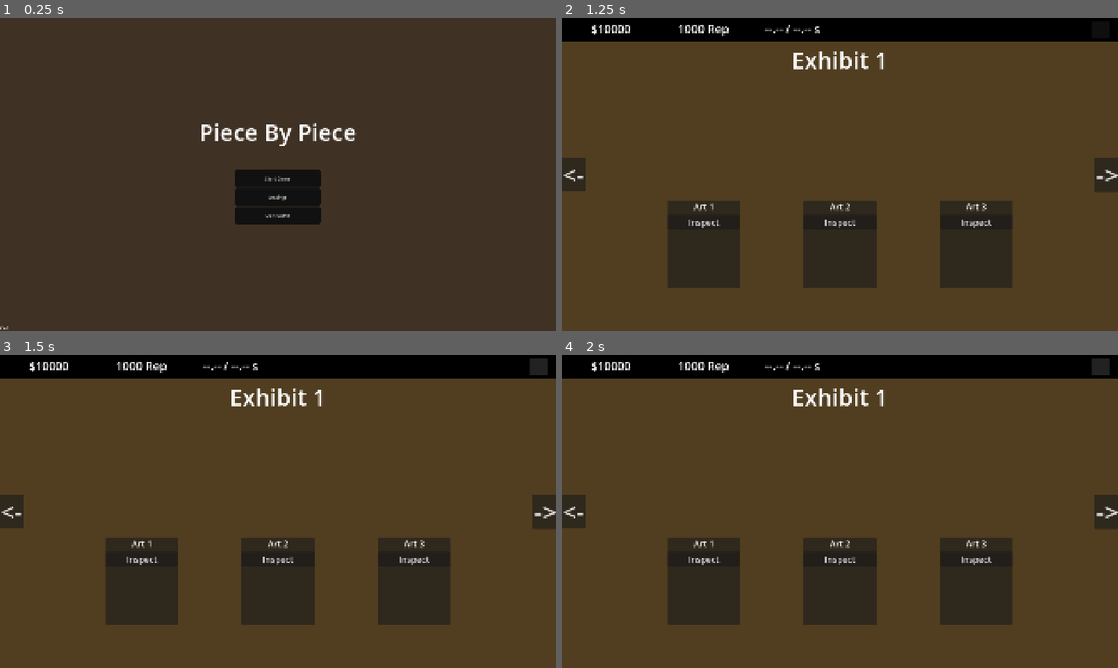
Above: before the commit, frames 1-4 (two rows, left to right).
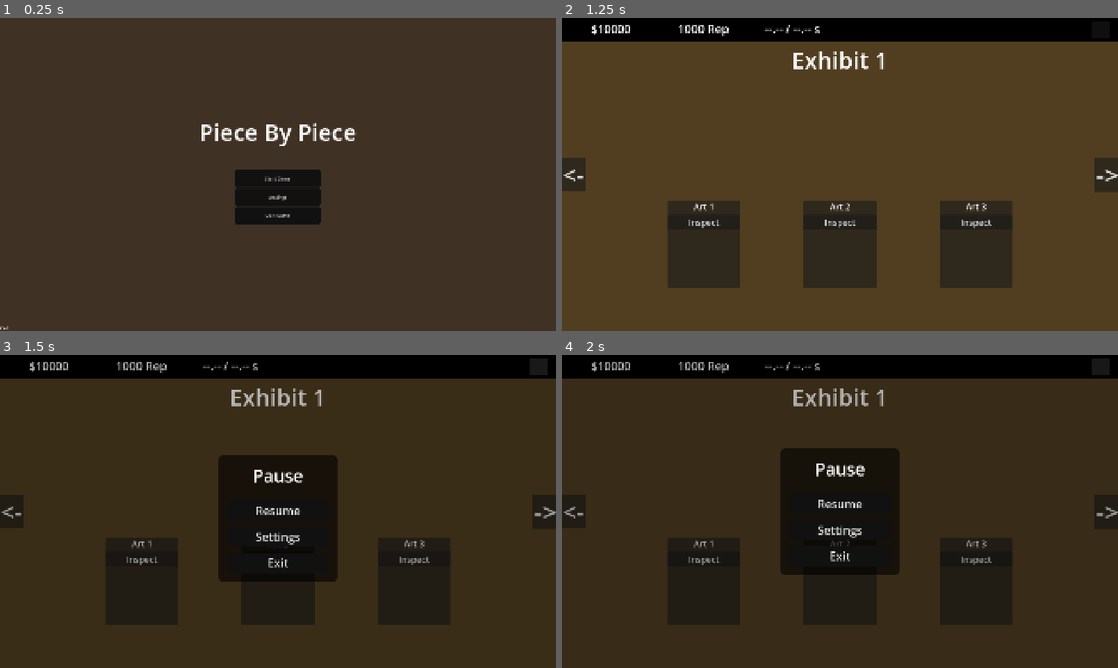
Above: after the commit, the same moments.

Repository: zsansone54/museum-game
Game: Godot game, scene res://MainMenu.tscn
The game is run twice, just before and just after one commit, with the same random seed, the same clock (stepped at 60 frames per second) and the same inputs.
Inputs (mouse positions are in pixels of both pictures, inside the frame that each line leads up to):
- Up to frame 1 (0.25 s): no input
- Up to frame 2 (1.25 s): click "Start Game" at 0.5 s
- Up to frame 3 (1.5 s): click (539, 367) at 1.25 s
- Up to frame 4 (2 s): no input

Frames 1-2 are identical in both runs. In frame 3, 9.2% of the frame differs, in the area x 0-100%, y 2-73%; in frame 4, 82%, in the area x 0-100%, y 2-100%.

Commit message:
update pause menu

Diff:
--- a/game/Exhibit1.gd
+++ b/game/Exhibit1.gd
@@ -3,6 +3,9 @@
 @onready var funds_label: Label = $Top/TopHudMargin/TopHud/FundsLabel
 @onready var rep_label: Label = $Top/TopHudMargin/TopHud/RepLabel
 @onready var countdown_label: Label = $Top/TopHudMargin/TopHud/CountdownLabel
+
+func _ready() -> void:
+	$PauseMenu.action_selected.connect(_on_pause_menu_action_selected)
 
 func _process(_delta: float) -> void:
 	update_hud()
@@ -24,5 +27,18 @@
 			total_time
 		]
 
+func _on_pause_menu_action_selected(action: String) -> void:
+	match action:
+		"resume":
+			get_tree().paused = false
+
+		"settings":
+			$SettingsMenu.open()
+
+		"exit":
+			GameState.save_game()
+			get_tree().paused = false
+			get_tree().change_scene_to_file("res://MainMenu.tscn")
+
 func _on_pause_button_pressed() -> void:
-	$PauseMenu.open
+	$PauseMenu.open()
--- a/game/SettingsMenu.tscn
+++ b/game/SettingsMenu.tscn
@@ -29,6 +29,7 @@
 color = Color(0, 0, 0, 1)
 
 [node name="SettingsPanel" type="PanelContainer" parent="." unique_id=320651727]
+custom_minimum_size = Vector2(660, 700)
 layout_mode = 1
 anchors_preset = 8
 anchor_left = 0.5
--- a/game/pause_menu.gd
+++ b/game/pause_menu.gd
@@ -10,6 +10,7 @@
 var is_closing := false
 
 func _ready() -> void:
+	process_mode = Node.PROCESS_MODE_ALWAYS
 	process_mode = Node.PROCESS_MODE_ALWAYS
 
 	open_position = pause_panel.position
--- a/game/settings_menu.gd
+++ b/game/settings_menu.gd
@@ -1,4 +1,6 @@
 extends Control
+
+signal closed
 
 @onready var settings_panel: PanelContainer = $SettingsPanel
 @onready var dimmer: ColorRect = $Dimmer
@@ -27,11 +29,14 @@
 const SETTINGS_PATH := "user://museum_settings.json"
 
 func _ready() -> void:
+	process_mode = Node.PROCESS_MODE_ALWAYS
+	hide()
+
+	await get_tree().process_frame
+
 	open_position = settings_panel.position
 	closed_position = open_position + Vector2(0, settings_panel.size.y + 20)
-	load_settings()
-	remember_current_settings()
-	hide()
+	settings_panel.position = closed_position
 
 func open() -> void:
 	show()
@@ -44,10 +49,14 @@
 
 func close() -> void:
 	var tween = create_tween().set_parallel(true)
-	tween.tween_property(settings_panel, "position", closed_position, 0.3)\
+	tween.tween_property(settings_panel, "position", closed_position, 0.3) \
 		.set_trans(Tween.TRANS_QUART).set_ease(Tween.EASE_IN)
 	tween.tween_property(dimmer, "color:a", 0.0, 0.2)
-	tween.chain().tween_callback(hide)
+
+	tween.finished.connect(func() -> void:
+		hide()
+		closed.emit()
+	)
 
 func create_settings_data() -> Dictionary:
 	return {
